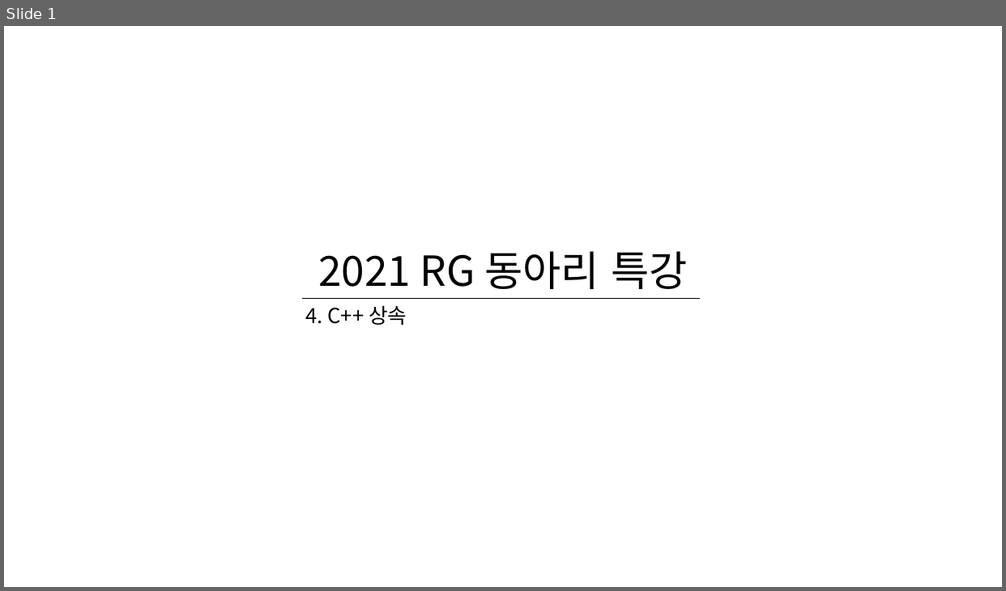
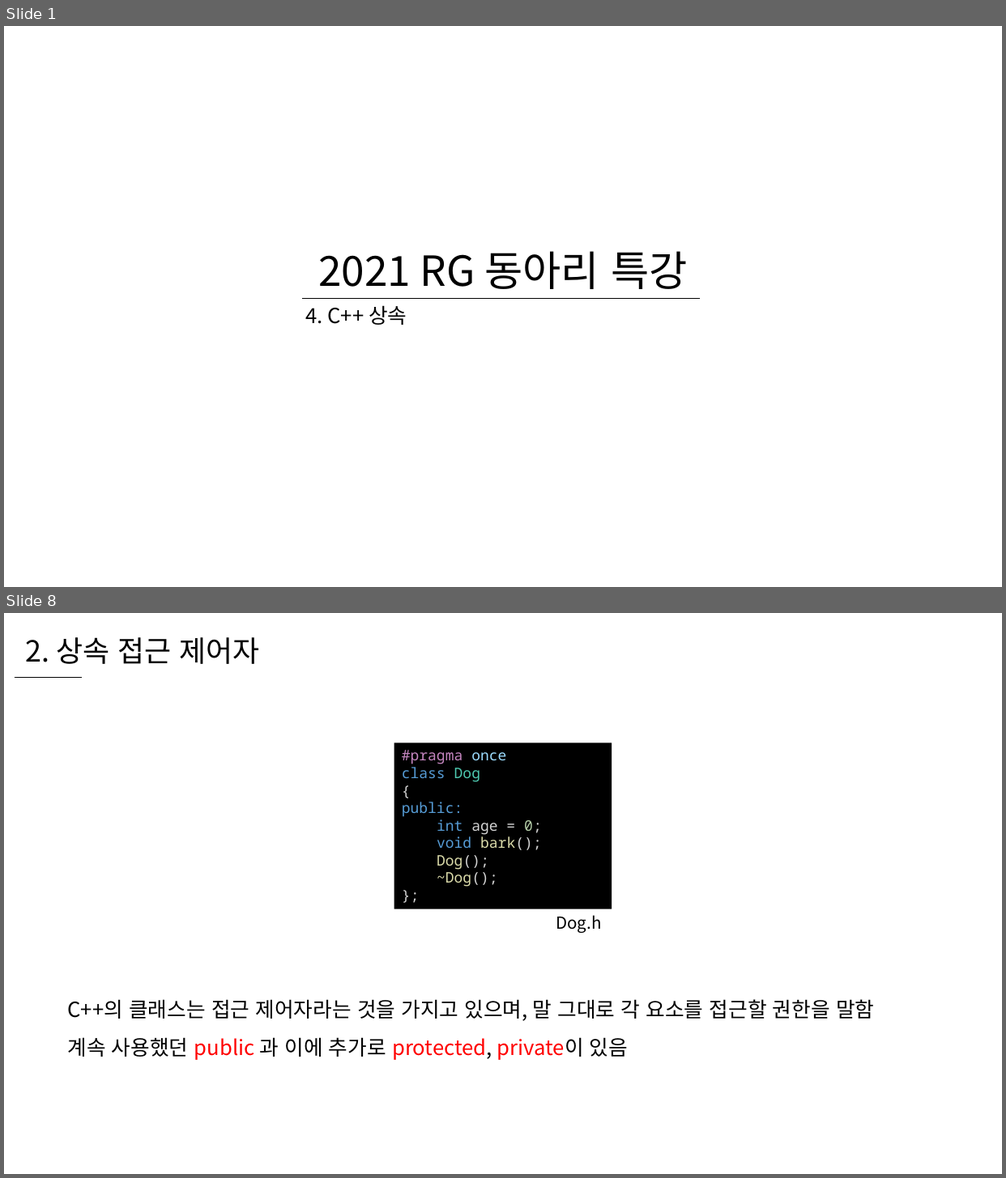
Before and after one commit to WooLyung/2021-RG-Lecture, a slide deck: 선행 자료/4 - C++ 상속.pptx. Shown one above the other, each under a label of ours: slide 1 before the commit, slides 1 and 8 after it; the slides between them are not shown. The pictures are 1006x591 and 1006x1178 pixels, drawn with LibreOffice and Linux fonts; fonts in the diff are those of the drawing. Boxes give left, top, right and bottom in pixels: in the first picture for what was removed or moved away, otherwise in the second. Text is boxed around its words. In the diff, an @@ line names an element or a change of style, - is before the commit and + after.

```diff
--- a/선행 자료/4 - C++ 상속.pptx
+++ b/선행 자료/4 - C++ 상속.pptx
@@ slide 8 added at [4, 613, 1002, 1174], background #FFFFFF @@
@@ text added at [25, 637, 259, 664], 28 pt, text #000000 @@
+2. 상속 접근 제어자
@@ line added from (15, 677) to (82, 677), #000000 0.5 pt @@
@@ rectangle added at [394, 743, 612, 909], fill #000000, 14 pt, text #569CD6 @@
+#pragma once
+class Dog
+{
+public:
+int age = 0;
+void bark();
+Dog();
+~Dog();
+};
@@ text added at [556, 915, 601, 933], 16 pt, text #000000 @@
+Dog.h
@@ text added at [68, 999, 874, 1060], 20 pt, text #000000 @@
+C++의 클래스는 접근 제어자라는 것을 가지고 있으며, 말 그대로 각 요소를 접근할 권한을 말함
+계속 사용했던 public 과 이에 추가로 protected, private이 있음
```
Also in this commit, not shown: 2 slides changed, 27 other slides added, 2 other files.
